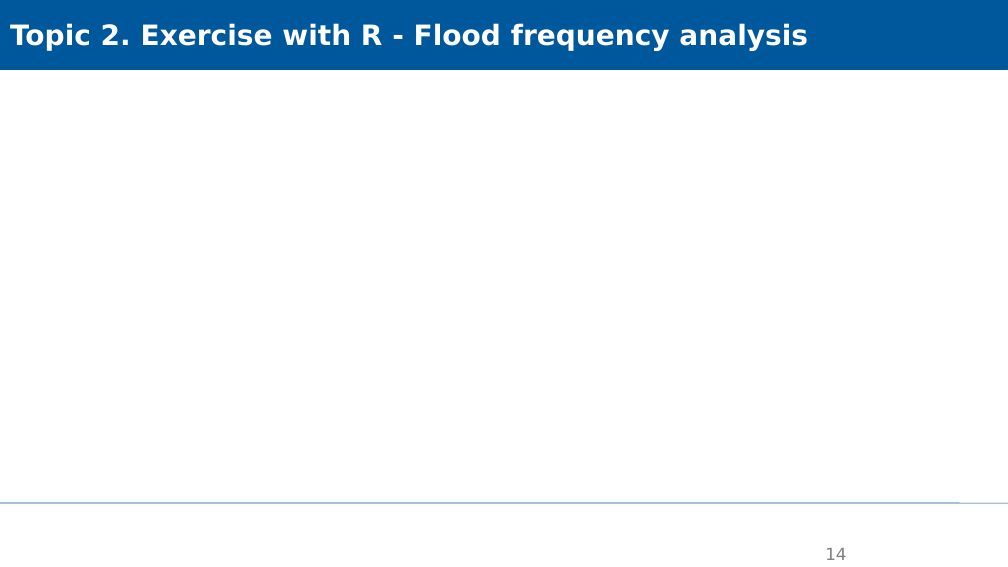
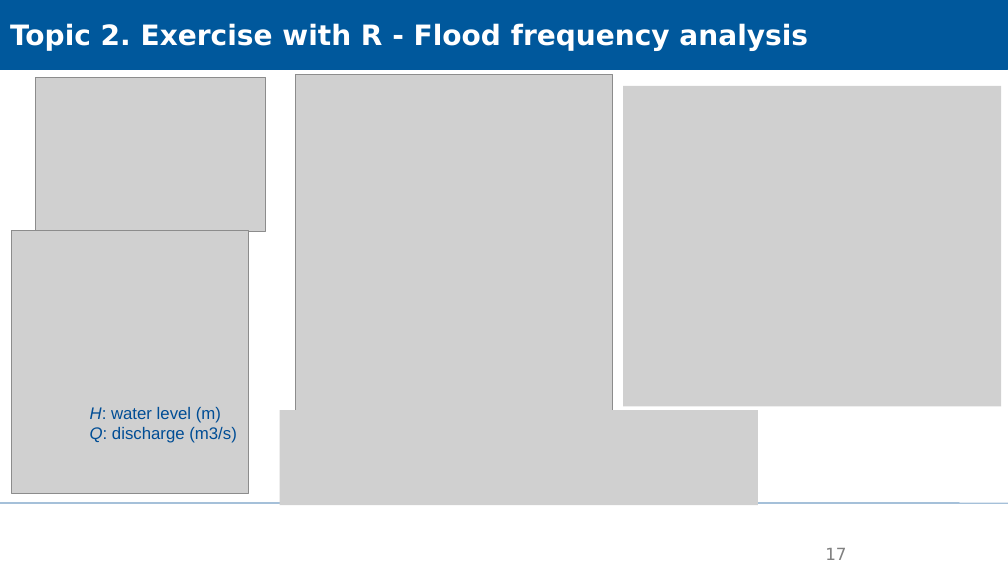
Before and after one commit to XiaoxiangGuanGFZ/FloodRiskSeminar, a slide deck: slide 17 of slides/FRS_exercise_R.pptx (slide 14 before the commit). Drawn at 1008x567 pixels with LibreOffice and Linux fonts; fonts in the diff are those of the drawing; grey boxes stand for pictures; background and template pictures are left out. Boxes give left, top, right and bottom in pixels: in the first picture for what was removed or moved away, otherwise in the second. Text is boxed around its words. In the diff, an @@ line names an element or a change of style, - is before the commit and + after.

```diff
--- a/slides/FRS_exercise_R.pptx
+++ b/slides/FRS_exercise_R.pptx
@@ picture added at (295, 75, 613, 410) @@
@@ picture added at (623, 86, 1001, 406) @@
@@ group added at (12, 78, 265, 493): 3 pictures, 1 text @@
+H: water level (m)
+Q: discharge (m3/s)
@@ picture added at (279, 410, 758, 505) @@
@@ page number at (825, 548, 846, 560): text changed @@
-14
+17
```
Also in this commit, not shown: 3 slides added.
